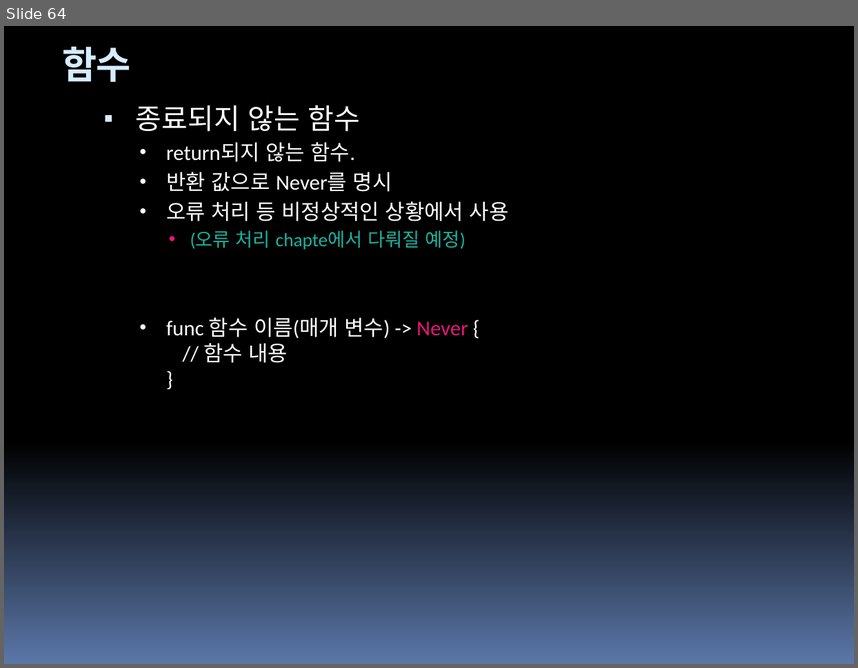
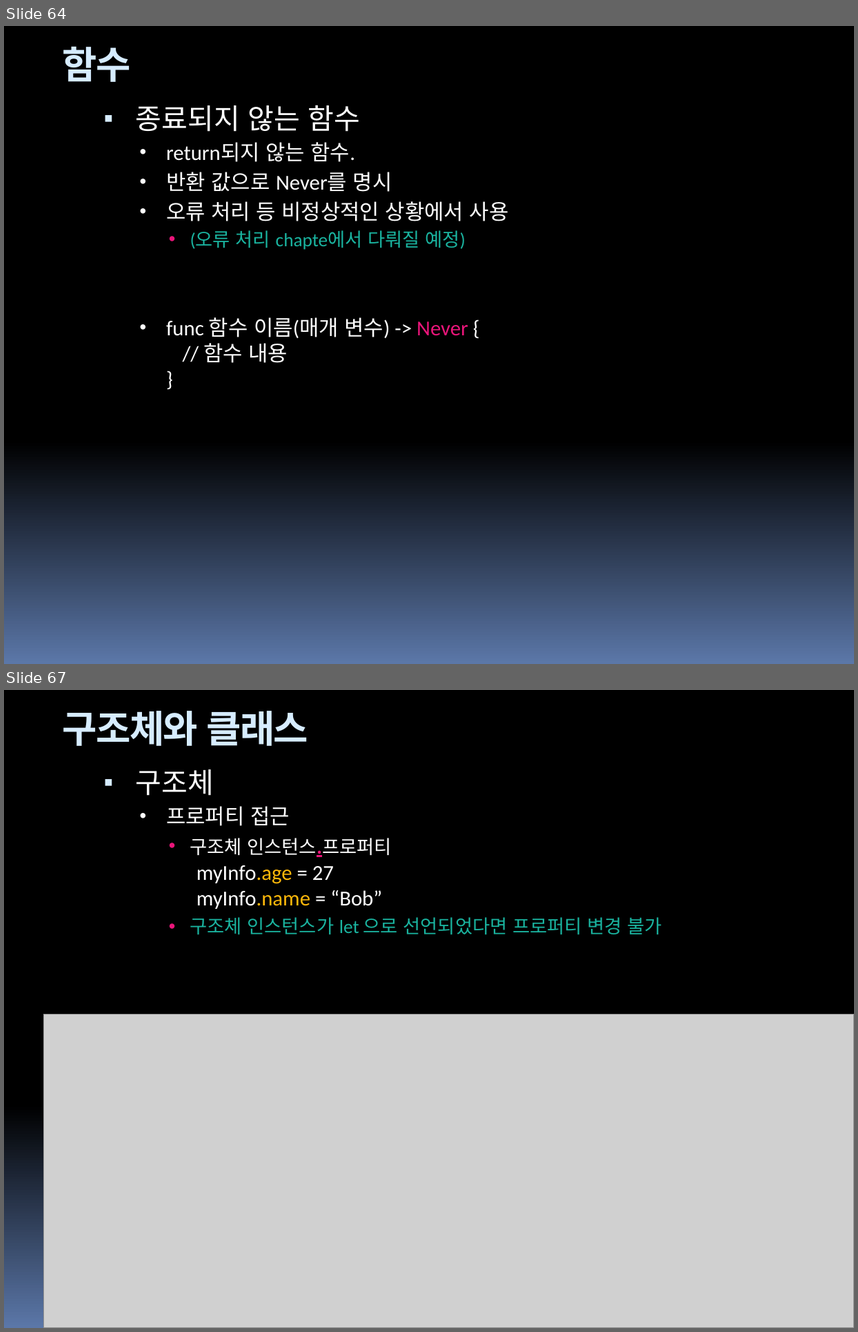
Before and after one commit to hounga13/helloSwift, a slide deck: Swift세미나자료.pptx. Shown one above the other, each under a label of ours: slide 64 before the commit, slides 64 and 67 after it; the slides between them are not shown. The pictures are 858x668 and 858x1332 pixels, drawn with LibreOffice and Linux fonts; fonts in the diff are those of the drawing; grey boxes stand for pictures. Boxes give left, top, right and bottom in pixels: in the first picture for what was removed or moved away, otherwise in the second. Text is boxed around its words. In the diff, an @@ line names an element or a change of style, - is before the commit and + after.

```diff
--- a/Swift세미나자료.pptx
+++ b/Swift세미나자료.pptx
@@ slide 67 added at <box>4,690,854,1328</box>, background gradient #000000 to #5B77A8; not listed: 4 template elements that a slide beside it also shows @@
@@ title added at <box>63,711,308,746</box>, 32 pt, text #D6ECFF, bold @@
+구조체와 클래스
@@ text added at <box>136,769,662,934</box>, 16 pt, text #1AB39F @@
+▪ 구조체
+  • 프로퍼티 접근
+    • 구조체 인스턴스.프로퍼티
+    • 구조체 인스턴스가 let 으로 선언되었다면 프로퍼티 변경 불가
@@ text added at <box>197,865,382,909</box>, 18 pt, text #FFFFFF @@
+myInfo.age = 27
+myInfo.name = “Bob”
@@ picture added at <box>44,1014,854,1328</box> @@
```
Also in this commit, not shown: 10 other slides added, 2 other files.
